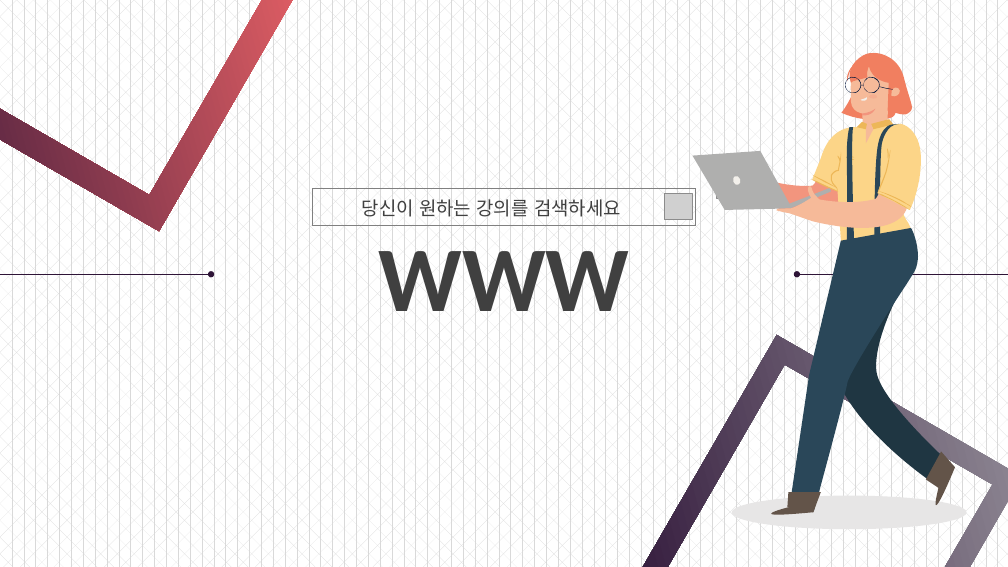
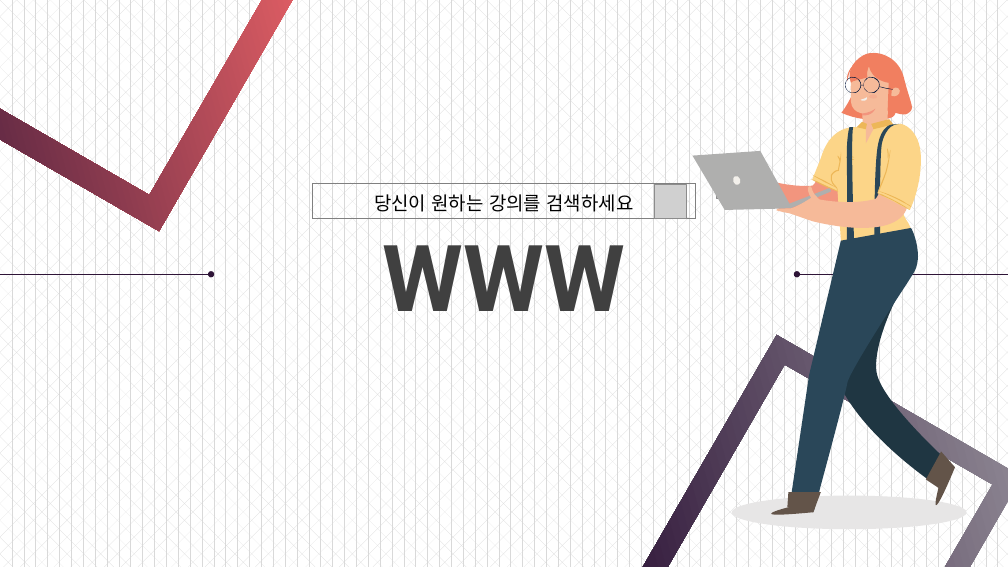
Before and after one commit to gyuri7/project, a slide deck: slide 1 of 1.프로젝트기획서.pptx. Drawn at 1008x567 pixels with LibreOffice and Linux fonts; fonts in the diff are those of the drawing; grey boxes stand for pictures. Boxes give left, top, right and bottom in pixels: in the first picture for what was removed or moved away, otherwise in the second. Text is boxed around its words. In the diff, an @@ line names an element or a change of style, - is before the commit and + after.

```diff
--- a/1.프로젝트기획서.pptx
+++ b/1.프로젝트기획서.pptx
@@ rectangle: place and size @@
-rectangle at box(312, 189, 696, 225)
+rectangle at box(312, 183, 696, 219)
@@ text "당신이 원하는 강의를 검색하세요" at box(374, 194, 634, 212): text colour #404040 to #000000; alignment left to centre @@
@@ picture: place and size @@
-picture at box(665, 194, 693, 219)
+picture at box(654, 185, 686, 219)
@@ text "WWW" at box(383, 245, 626, 311): font Calibri to Roboto @@
```
Also in this commit, not shown: 12 other slides changed.
